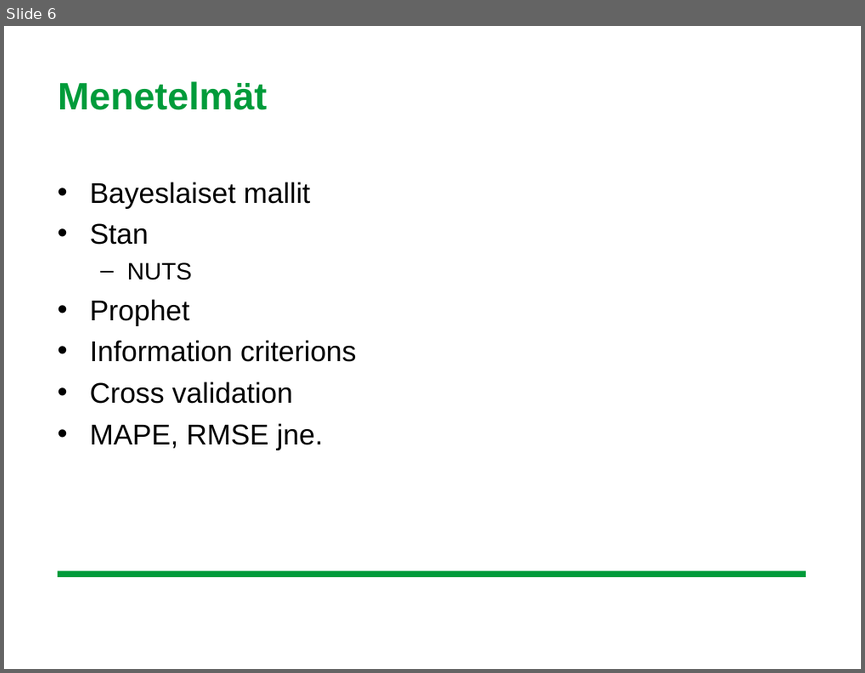
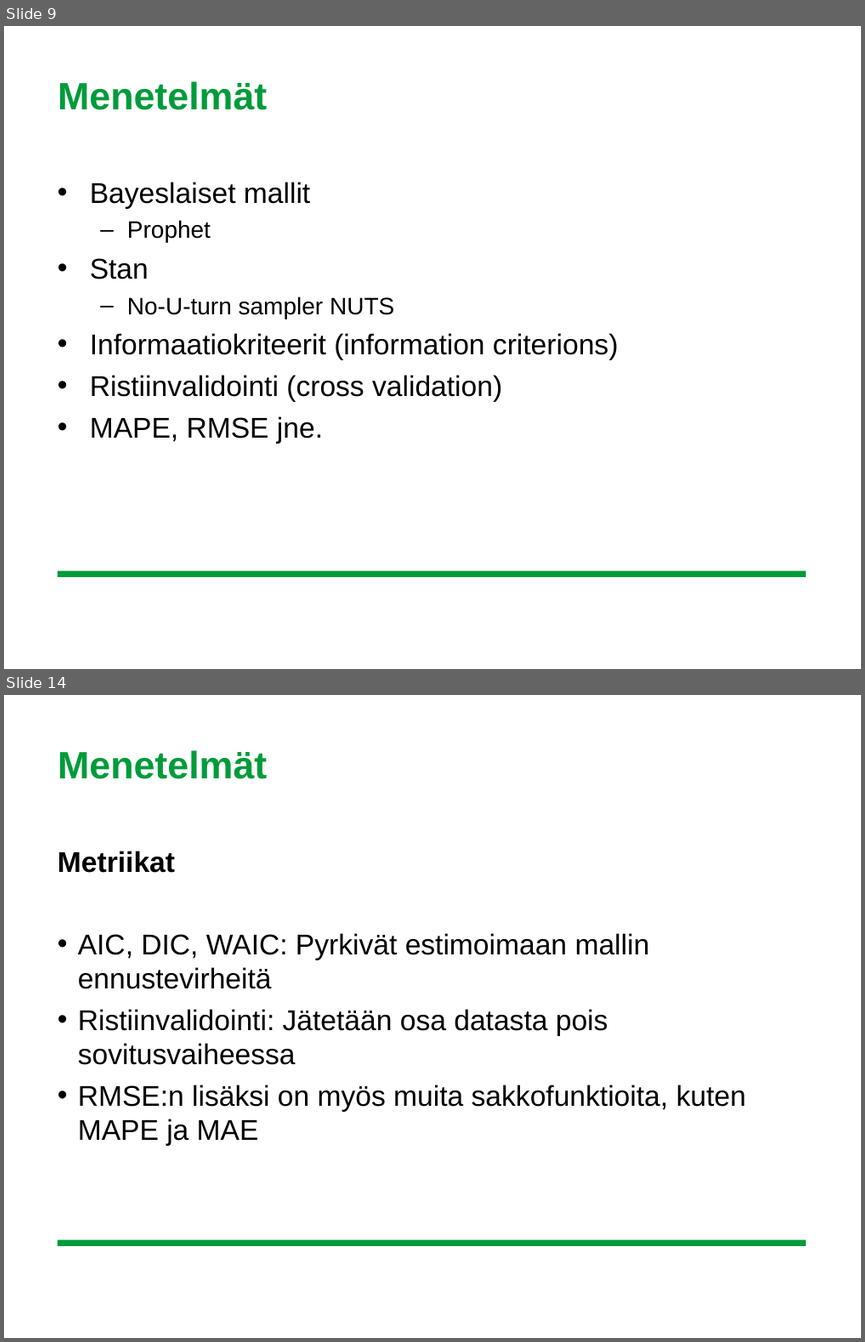
Before and after one commit to leevirontySF/BSC_thesis, a slide deck: aihepresis.ppt. Shown one above the other, each under a label of ours: slide 6 before the commit, slides 9 and 14 after it; the slides between them are not shown. The pictures are 865x673 and 865x1342 pixels, drawn with LibreOffice and Linux fonts; fonts in the diff are those of the drawing; background and template pictures are left out. Boxes give left, top, right and bottom in pixels: in the first picture for what was removed or moved away, otherwise in the second. Text is boxed around its words. In the diff, an @@ line names an element or a change of style, - is before the commit and + after.

```diff
--- a/aihepresis.ppt
+++ b/aihepresis.ppt
@@ slide 14 added at <box>4,695,861,1338</box>, background #FFFFFF; not listed: 1 template element that a slide beside it also shows @@
@@ title added at <box>58,750,267,779</box>, 32 pt, text #009B3A, bold @@
+Menetelmät
@@ text added at <box>58,851,746,1145</box>, 24 pt, text #000000 @@
+Metriikat
+• AIC, DIC, WAIC: Pyrkivät estimoimaan mallin ennustevirheitä
+• Ristiinvalidointi: Jätetään osa datasta pois sovitusvaiheessa
+• RMSE:n lisäksi on myös muita sakkofunktioita, kuten MAPE ja MAE
@@ what was slide 6 is now slide 9 @@
@@ slide 9 changed as well @@
@@ text at <box>127,220,211,242</box>: paragraph added @@
+  – Prophet
@@ text at <box>90,296,618,402</box>: text changed @@
-  – NUTS
-• Prophet
-• Information criterions
-• Cross validation
+  – No-U-turn sampler NUTS
+• Informaatiokriteerit (information criterions)
+• Ristiinvalidointi (cross validation)
```
Also in this commit, not shown: 7 other slides changed, 6 other slides added, 2 slides removed.
